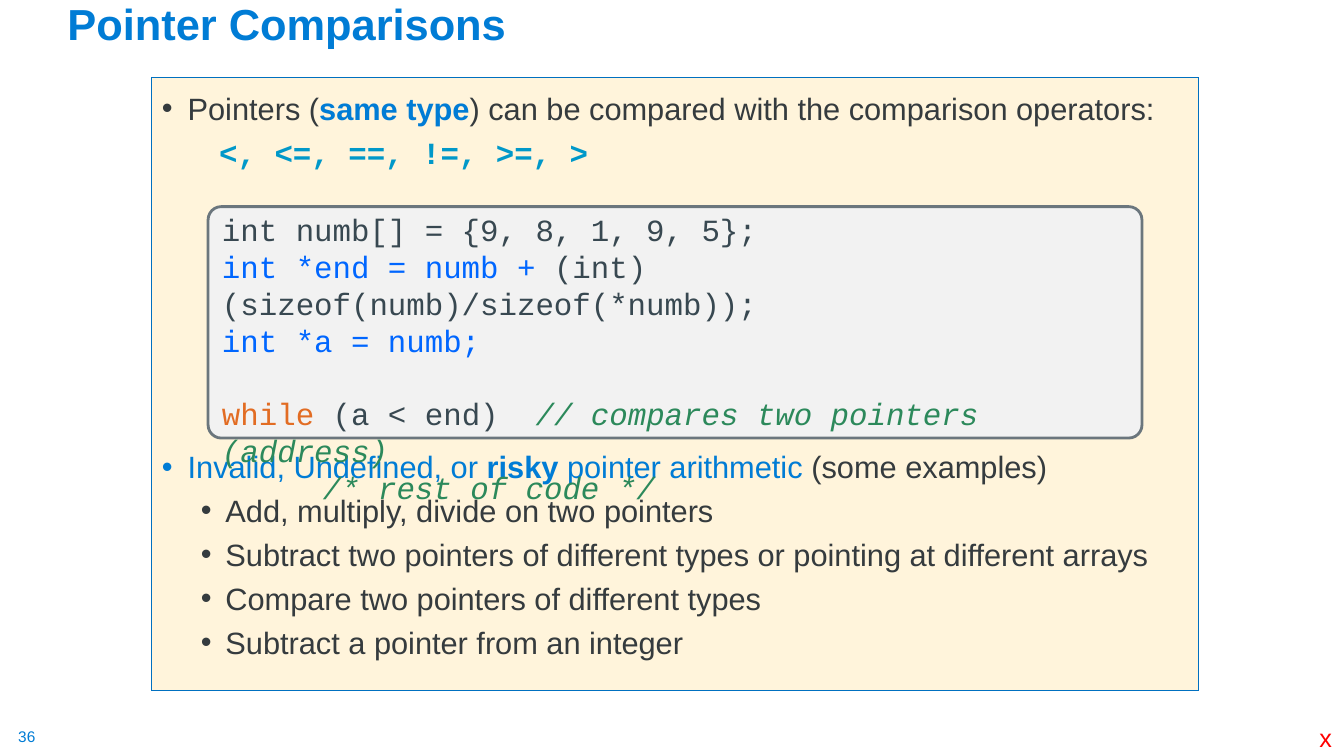
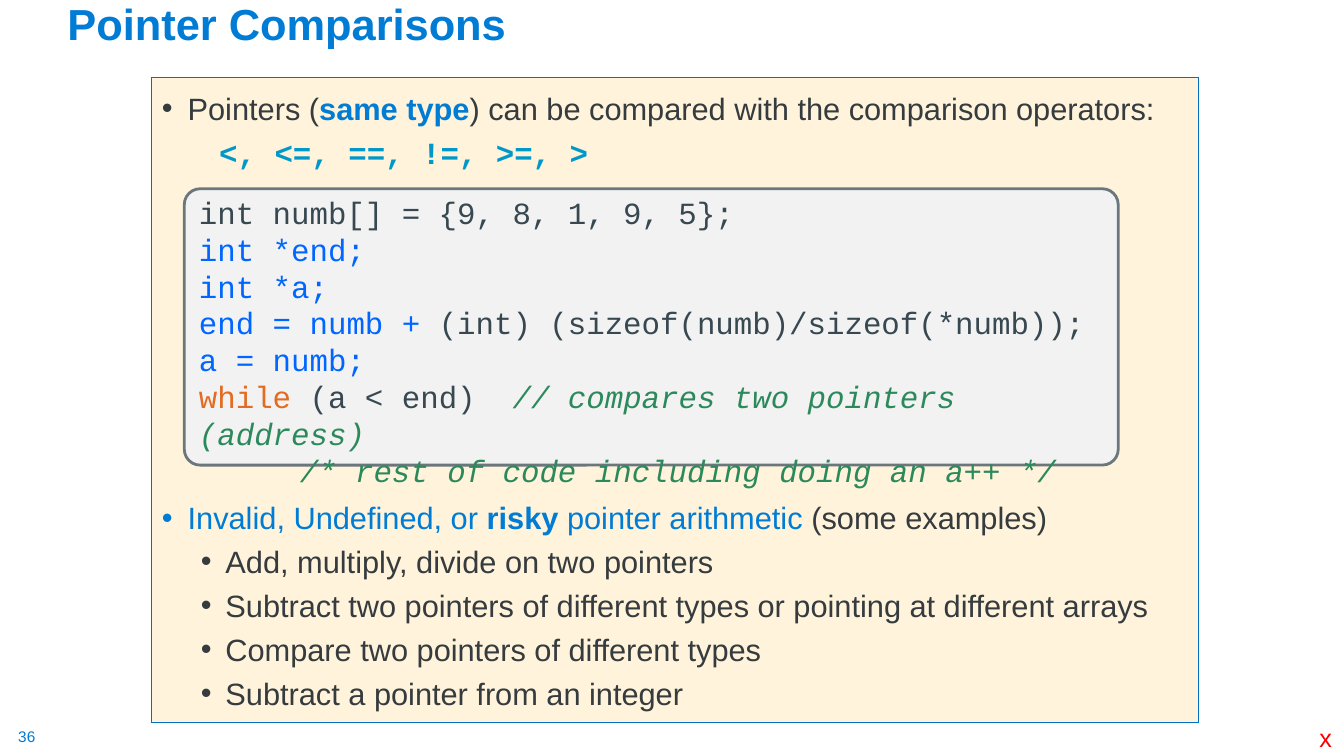
Before and after one commit to cse30-fa22/Muller_CSE30_Lecture_Slides, a slide deck: slide 36 of 03_C_Part2.pptx. Drawn at 1344x756 pixels with LibreOffice and Linux fonts; fonts in the diff are those of the drawing. Boxes give left, top, right and bottom in pixels: in the first picture for what was removed or moved away, otherwise in the second. Text is boxed around its words. In the diff, an @@ line names an element or a change of style, - is before the commit and + after.

```diff
--- a/03_C_Part2.pptx
+++ b/03_C_Part2.pptx
@@ text "Pointers (same type) can be ...": place and size @@
-text "Pointers (same type) can be ..." at bbox=[151, 77, 1198, 690]
+text "Pointers (same type) can be ..." at bbox=[151, 77, 1198, 723]
@@ rounded rectangle "int numb[] = {9, 8, ...": place and size @@
-rounded rectangle "int numb[] = {9, 8, ..." at bbox=[208, 207, 1142, 439]
+rounded rectangle "int numb[] = {9, 8, ..." at bbox=[185, 189, 1119, 465]
@@ text in rounded rectangle at bbox=[199, 238, 1084, 377]: text changed @@
-int *end = numb + (int) (sizeof(numb)/sizeof(*numb));
-int *a = numb;
+int *end;
+int *a;
+end = numb + (int) (sizeof(numb)/sizeof(*numb));
+a = numb;
@@ text in rounded rectangle at bbox=[355, 460, 1000, 489]: text changed @@
-/* rest of code */
+/* rest of code including doing an a++ */
```
Also in this commit, not shown: 17 other slides changed, 1 slide added, 12 slides removed, 2 other files.
